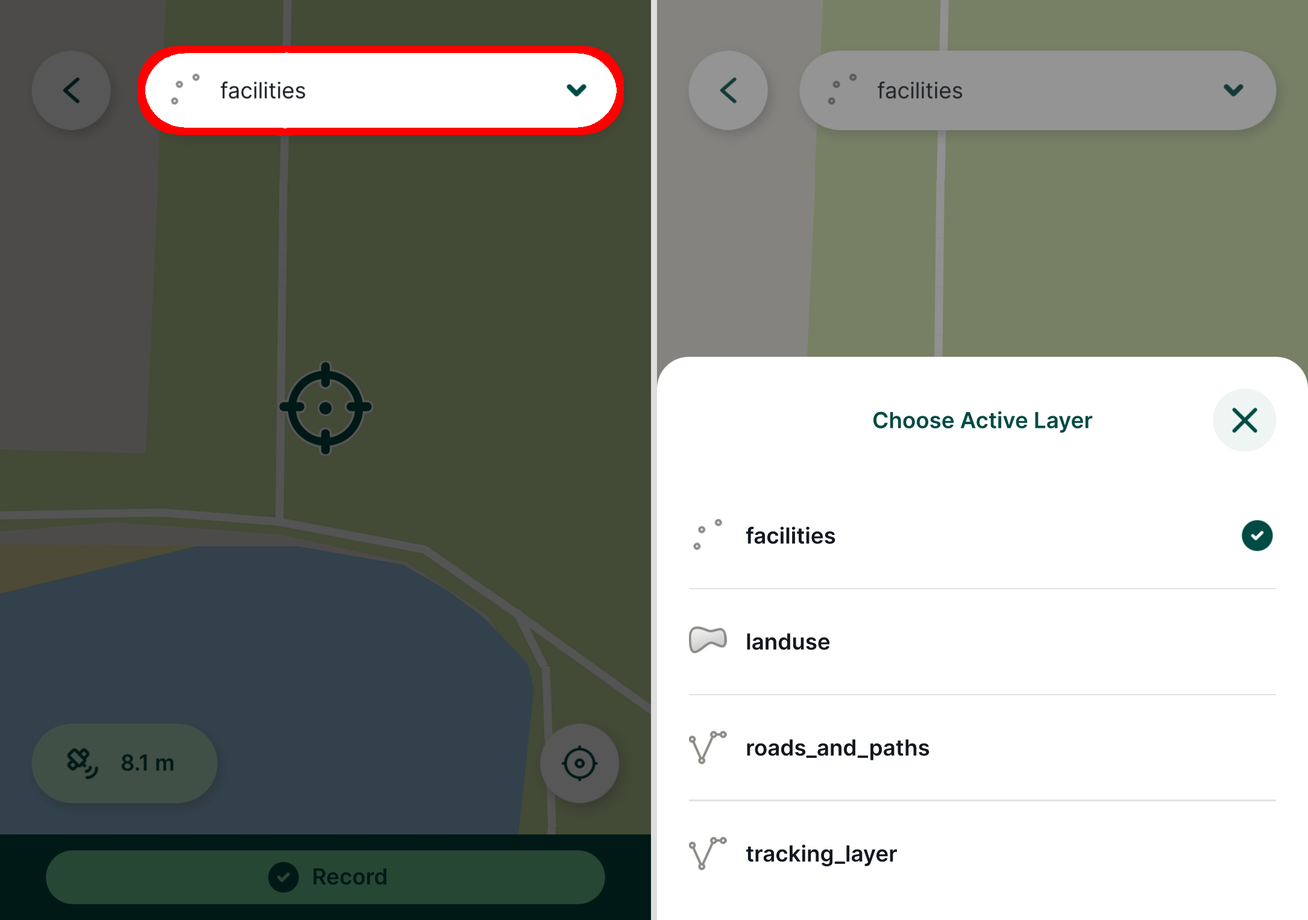
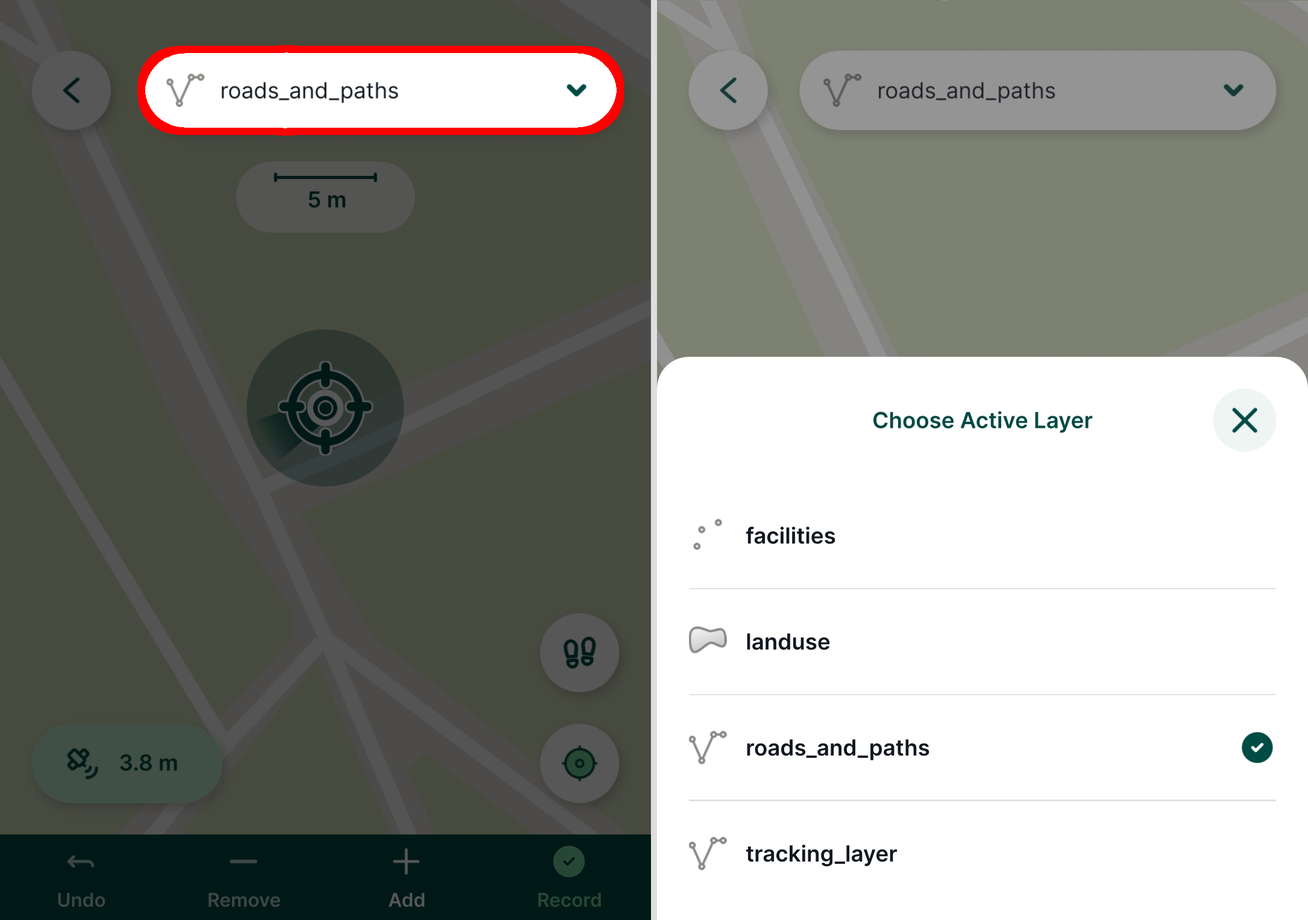
Layered file, before and after one edit (1308px x 920px). Changes by layer:
painted on "layers2.jpg" over left=0, top=0, right=1308, bottom=908
